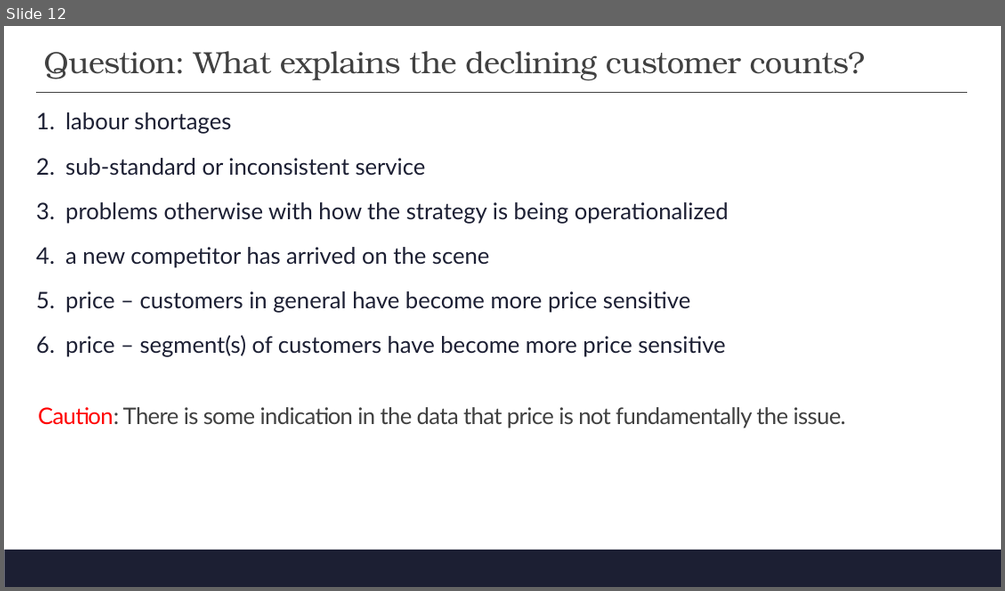
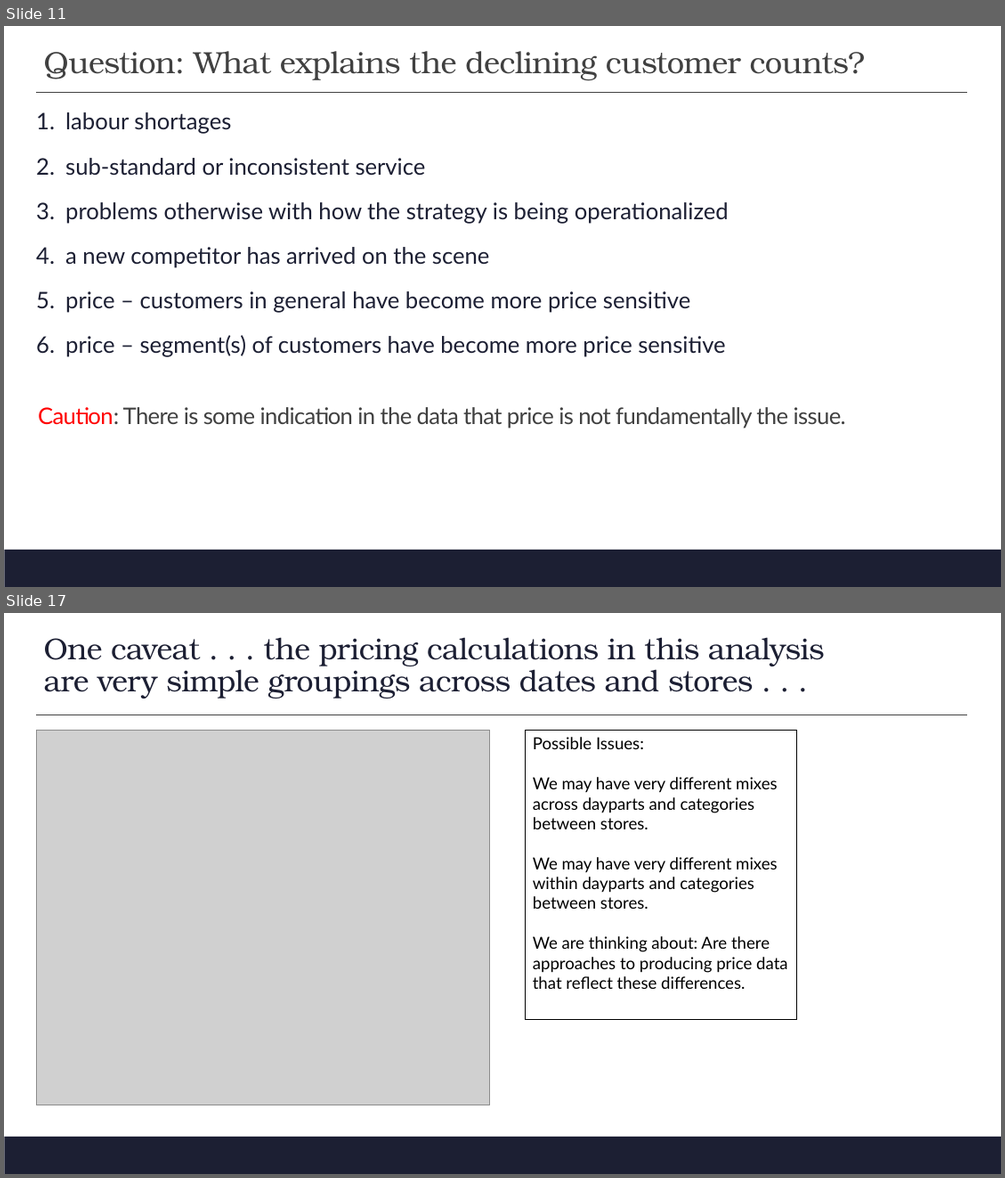
Before and after one commit to dkent287/Restaurant-Pricing, a slide deck: FDRC Deck.pptx. Shown one above the other, each under a label of ours: slide 12 before the commit, slides 11 and 17 after it; the slides between them are not shown. The pictures are 1005x591 and 1005x1178 pixels, drawn with LibreOffice and Linux fonts; fonts in the diff are those of the drawing; grey boxes stand for pictures; background and template pictures are left out. Boxes give left, top, right and bottom in pixels: in the first picture for what was removed or moved away, otherwise in the second. Text is boxed around its words. In the diff, an @@ line names an element or a change of style, - is before the commit and + after.

```diff
--- a/FDRC Deck.pptx
+++ b/FDRC Deck.pptx
@@ slide 17 added at <box>4,613,1001,1174</box>, background #FFFFFF; not listed: 1 template element that a slide beside it also shows @@
@@ title added at <box>44,637,825,698</box>, 29 pt, text #1C1F33 @@
+One caveat . . . the pricing calculations in this analysis are very simple groupings across dates and stores . . .
@@ line added from (36, 715) to (967, 715), #404040 1 pt @@
@@ picture added at <box>36,730,490,1105</box> @@
@@ rectangle added at <box>526,730,797,1019</box>, outline #000000 0.75 pt, 16 pt, text #000000 @@
+Possible Issues:
+We may have very different mixes across dayparts and categories between stores.
+We may have very different mixes within dayparts and categories between stores.
+We are thinking about: Are there approaches to producing price data that reflect these differences.
@@ what was slide 12 is now slide 11 @@
```
Also in this commit, not shown: 12 slides changed, 8 other slides added, 6 slides removed, 2 other files.
